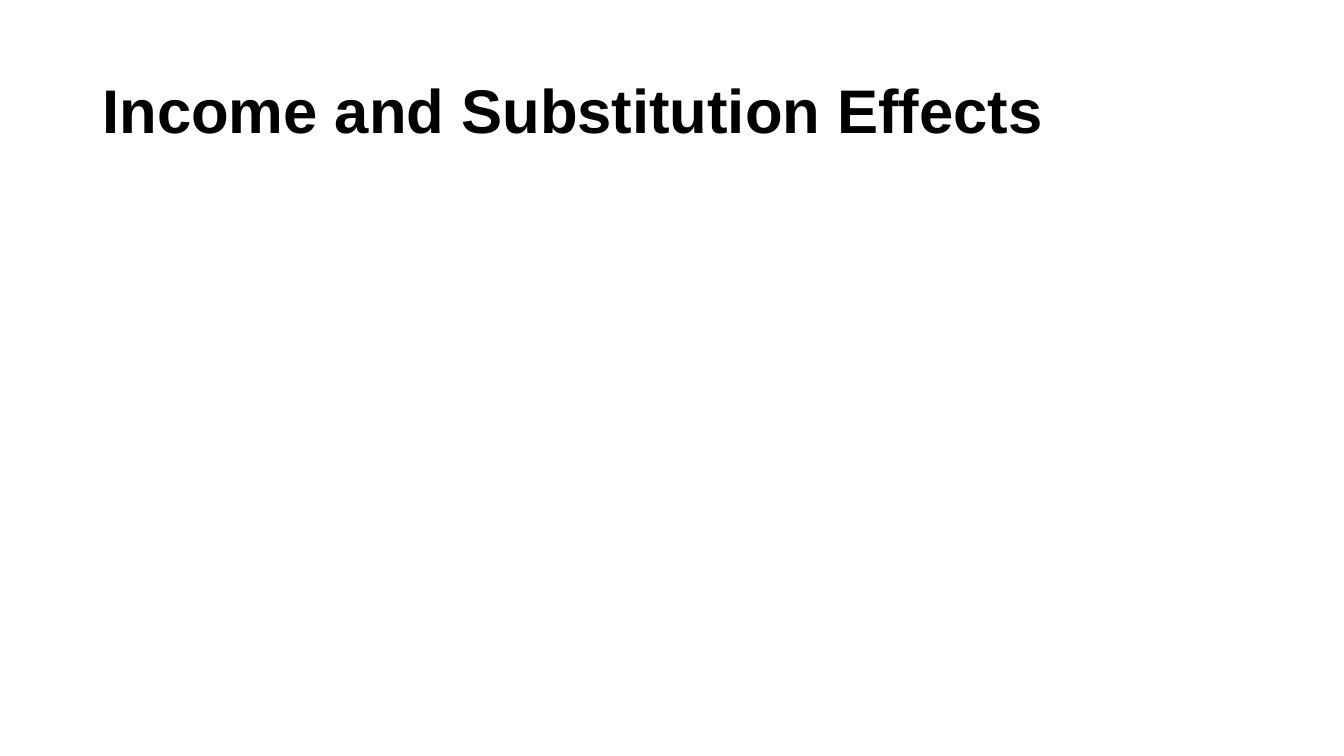
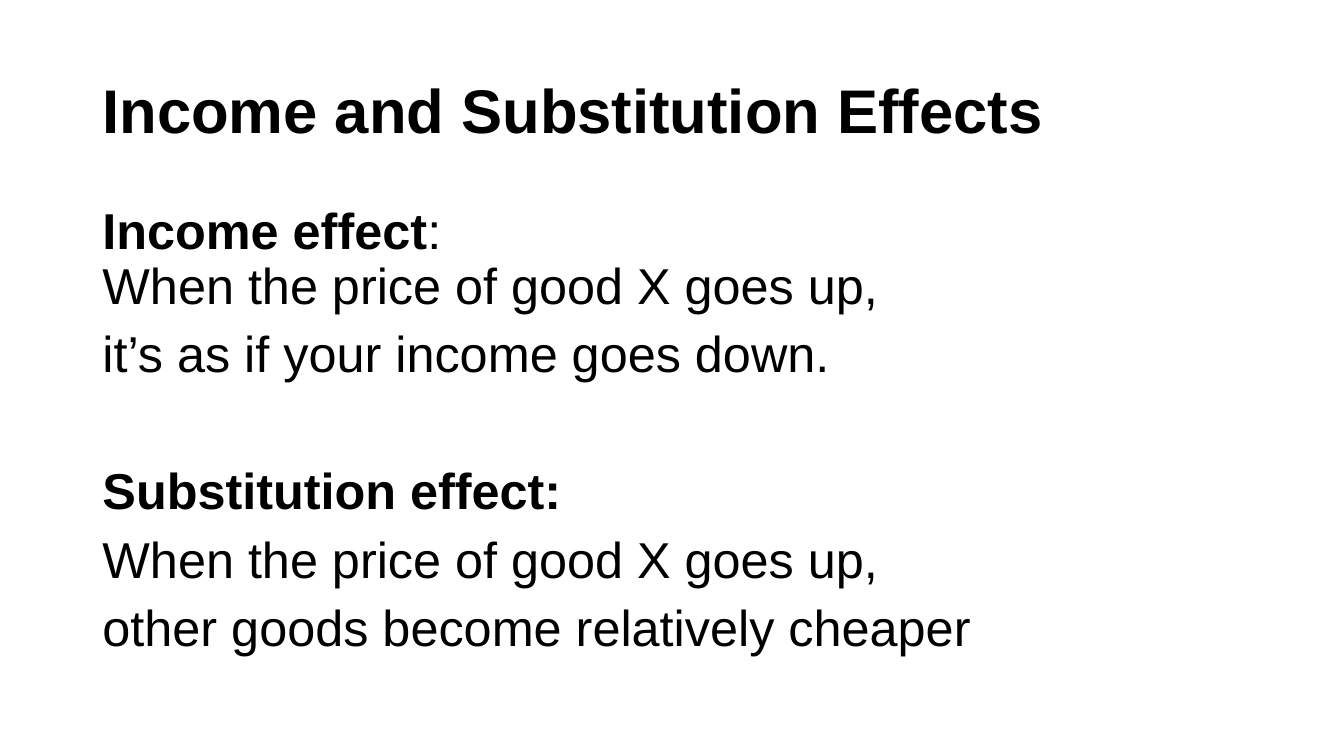
Before and after one commit to zllovesuki/econgraphs, a slide deck: slide 21 of templates/courses/stanford/W16-ECON-50/lecture2/lecture2.pptx (slide 12 before the commit). Drawn at 1344x756 pixels with LibreOffice and Linux fonts; fonts in the diff are those of the drawing; grey boxes stand for pictures. Boxes give left, top, right and bottom in pixels: in the first picture for what was removed or moved away, otherwise in the second. Text is boxed around its words. In the diff, an @@ line names an element or a change of style, - is before the commit and + after.

```diff
--- a/templates/courses/stanford/W16-ECON-50/lecture2/lecture2.pptx
+++ b/templates/courses/stanford/W16-ECON-50/lecture2/lecture2.pptx
@@ text added at bbox=[102, 212, 970, 656], 36 pt, text #000000 @@
+Income effect:
+When the price of good X goes up,
+it’s as if your income goes down.
+Substitution effect:
+When the price of good X goes up,
+other goods become relatively cheaper
```
Also in this commit, not shown: 1 other slide changed, 9 slides added, 7 other files.
